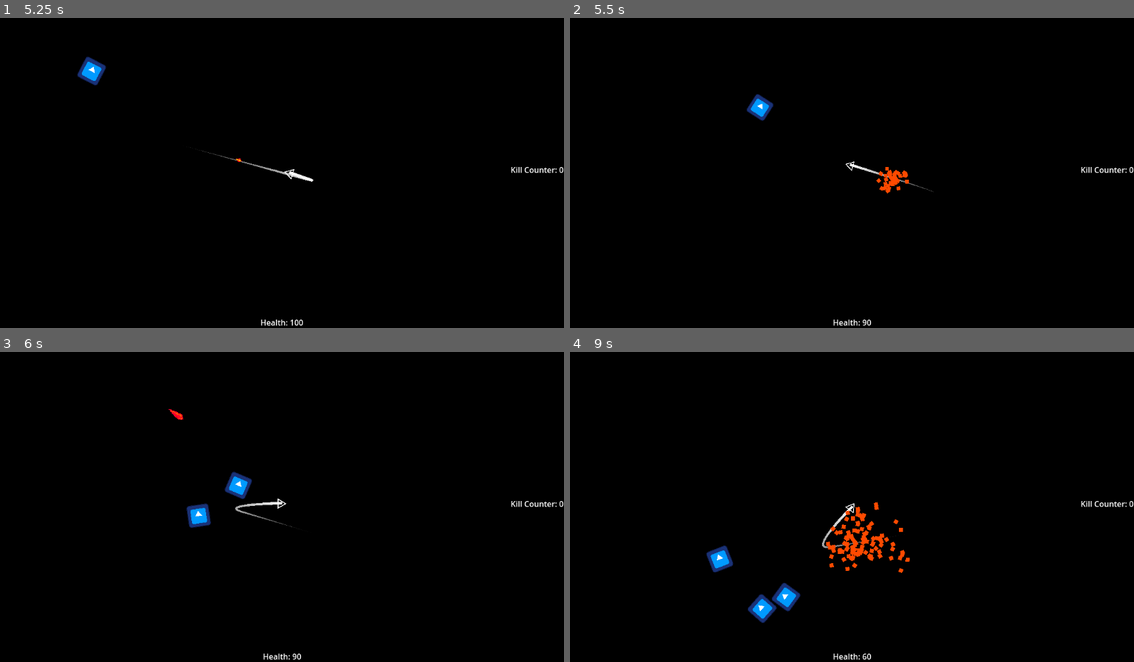
Above: before the commit, frames 1-4 (two rows, left to right).
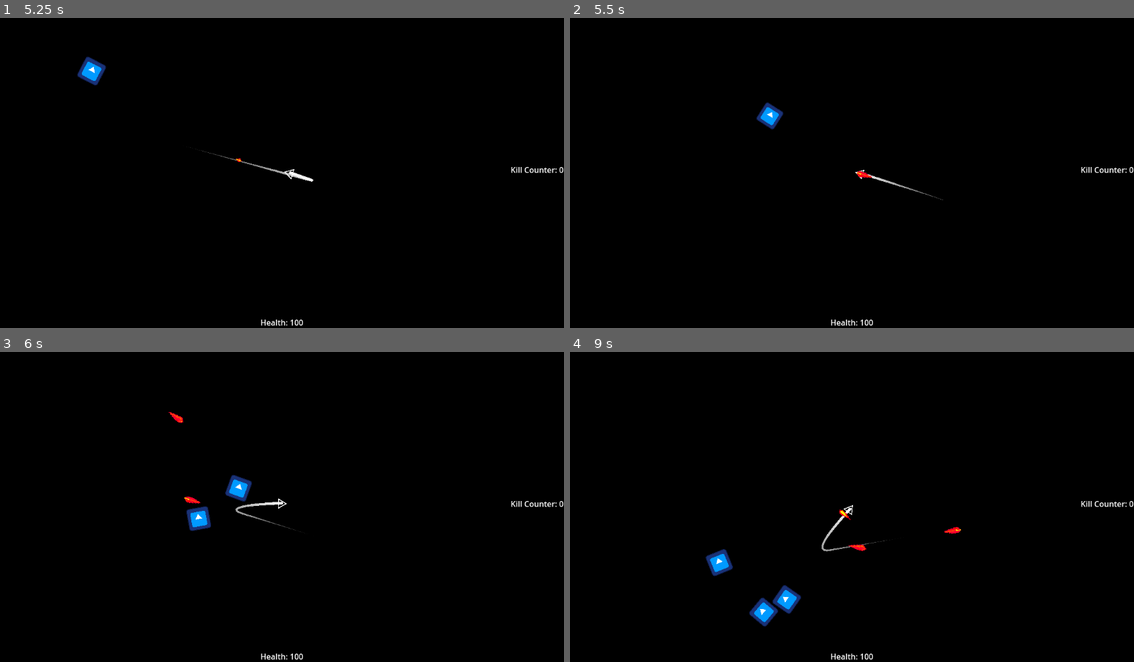
Above: after the commit, the same moments.

Repository: HazarBakir/void_blade
Game: Godot game, scene res://Scenes/main_menu.tscn
The game is run twice, just before and just after one commit, with the same random seed, the same clock (stepped at 60 frames per second) and the same inputs. The engine's default icon, where the game draws it, is replaced by a stand-in: a white triangle on a blue panel in a dark square.
Inputs (mouse positions are in pixels of both pictures, inside the frame that each line leads up to):
- Up to frame 1 (5.25 s): click "Play" at 0.5 s; move the mouse to (406, 154) at 1.27 s; press the mouse at (406, 154) at 1.28 s; move the mouse to (169, 185) at 2.02 s; release the mouse at (169, 185) at 2.03 s; click (169, 185) at 2.1 s; tap Enter at 2.75 s; move the mouse to (338, 98) at 2.77 s; press the mouse at (338, 98) at 2.78 s; move the mouse to (253, 231) at 3.52 s; release the mouse at (253, 231) at 3.53 s; click (253, 231) at 3.6 s; move the mouse to (451, 216) at 4.27 s; press the mouse at (451, 216) at 4.28 s; move the mouse to (112, 123) at 5.02 s; release the mouse at (112, 123) at 5.03 s; click (112, 123) at 5.1 s
- Up to frame 2 (5.5 s): no input
- Up to frame 3 (6 s): move the mouse to (310, 503) at 5.77 s; press the mouse at (310, 503) at 5.78 s
- Up to frame 4 (9 s): move the mouse to (767, 423) at 6.52 s; release the mouse at (767, 423) at 6.53 s; click (767, 423) at 6.6 s; move the mouse to (976, 488) at 7.27 s; press the mouse at (976, 488) at 7.28 s; move the mouse to (739, 519) at 8.02 s; release the mouse at (739, 519) at 8.03 s; click (739, 519) at 8.1 s; move the mouse to (908, 432) at 8.77 s; press the mouse at (908, 432) at 8.78 s

Frame 1 is identical in both runs. In frame 2, 0.9% of the frame differs, in the area x 31-67%, y 24-100%; in frame 3, 0.8%; in frame 4, 1.8%, in the area x 24-70%, y 48-100%.

Commit message:
feat: add components
getting abstraction in the game

Diff:
--- /dev/null
+++ b/Scenes/Components/HitboxComponent.tscn
@@ -0,0 +1,6 @@
+[gd_scene load_steps=2 format=3 uid="uid://c0gq8trldftv0"]
+
+[ext_resource type="Script" uid="uid://2wlis8q8s7qv" path="res://Scripts/HitboxComponent.gd" id="1_3ijrd"]
+
+[node name="HitboxComponent" type="Area2D"]
+script = ExtResource("1_3ijrd")
--- a/Scenes/enemy_lvl_1_ranger.tscn
+++ b/Scenes/enemy_lvl_1_ranger.tscn
@@ -1,16 +1,30 @@
-[gd_scene load_steps=6 format=3 uid="uid://n5m7nhhfcg3n"]
+[gd_scene load_steps=8 format=3 uid="uid://n5m7nhhfcg3n"]
 
 [ext_resource type="Script" uid="uid://cxtqkpmof6s2u" path="res://Scripts/Enemy/enemy.gd" id="1_rrurh"]
+[ext_resource type="PackedScene" uid="uid://bk26mij5r3bbl" path="res://Scenes/Components/HealthComponent.tscn" id="2_cipht"]
 [ext_resource type="Texture2D" uid="uid://cbvrpblaxd16w" path="res://icon.svg" id="2_cvvx1"]
 [ext_resource type="PackedScene" uid="uid://r7whatksuq8d" path="res://Scenes/explode_enemy_death.tscn" id="3_cvvx1"]
+[ext_resource type="PackedScene" uid="uid://c0gq8trldftv0" path="res://Scenes/Components/HitboxComponent.tscn" id="3_p86u8"]
+
+[sub_resource type="RectangleShape2D" id="RectangleShape2D_xaxbr"]
 
 [sub_resource type="RectangleShape2D" id="RectangleShape2D_huous"]
-
-[sub_resource type="RectangleShape2D" id="RectangleShape2D_xaxbr"]
 
 [node name="enemy_lvl_1_ranger" type="CharacterBody2D"]
 scale = Vector2(2.04052, 2.04052)
 script = ExtResource("1_rrurh")
+
+[node name="HealthComponent" parent="." instance=ExtResource("2_cipht")]
+scale = Vector2(1, 1)
+MAX_HEALTH = 50.0
+
+[node name="HitboxComponent" parent="." node_paths=PackedStringArray("health_component") instance=ExtResource("3_p86u8")]
+scale = Vector2(1, 1)
+health_component = NodePath("../HealthComponent")
+
+[node name="CollisionShape2D" type="CollisionShape2D" parent="HitboxComponent"]
+scale = Vector2(1, 1)
+shape = SubResource("RectangleShape2D_xaxbr")
 
 [node name="CollisionShape2D" type="CollisionShape2D" parent="."]
 shape = SubResource("RectangleShape2D_huous")
@@ -26,17 +40,10 @@
 wait_time = 2.0
 one_shot = true
 
-[node name="DetectionArea" type="Area2D" parent="."]
-
-[node name="CollisionShape2D" type="CollisionShape2D" parent="DetectionArea"]
-shape = SubResource("RectangleShape2D_xaxbr")
-
 [node name="Explode Particle" parent="." instance=ExtResource("3_cvvx1")]
 
 [node name="Timer" type="Timer" parent="Explode Particle"]
 one_shot = true
 
 [connection signal="timeout" from="Timer" to="." method="_on_timer_timeout"]
-[connection signal="area_entered" from="DetectionArea" to="." method="_on_detection_area_area_of_player_entered"]
-[connection signal="area_exited" from="DetectionArea" to="." method="_on_detection_area_area_of_player_exited"]
 [connection signal="timeout" from="Explode Particle/Timer" to="." method="_on_death_timer_timeout"]
--- a/Scenes/explode particle.tscn
+++ b/Scenes/explode particle.tscn
@@ -15,6 +15,7 @@
 [node name="Explode Particle" type="GPUParticles2D"]
 emitting = false
 amount = 375
+lifetime = 5.0
 one_shot = true
 explosiveness = 1.0
 process_material = SubResource("ParticleProcessMaterial_m2nu4")
--- a/Scripts/Enemy/enemy_spawner.gd
+++ b/Scripts/Enemy/enemy_spawner.gd
@@ -2,6 +2,7 @@
 
 @onready var spawn_timer: Timer = $Timer
 @onready var enemies_container: Node = get_tree().current_scene.get_node("enemies")
+var target: CharacterBody2D = null
 
 const ENEMY_SCENE = preload("res://Scenes/enemy_lvl_1_ranger.tscn")
 const MIN_SPAWN_TIME: float = 2.0
@@ -9,6 +10,7 @@
 const SPAWN_OFFSET_RANGE: float = 150.0
 
 func _ready() -> void:
+	_find_player()
 	_setup_spawn_timer()
 
 func _setup_spawn_timer() -> void:
@@ -68,4 +70,10 @@
 	enemies_container.add_child(enemy_instance)
 
 func _on_timer_timeout() -> void:
-	_spawn_enemy()
+	if target.is_alive:
+		_spawn_enemy()
+
+func _find_player() -> void:
+	var player = get_tree().get_nodes_in_group("player")
+	if player.size() > 0:
+		target = player[0] as CharacterBody2D
--- a/Scripts/HealthComponent.gd
+++ b/Scripts/HealthComponent.gd
@@ -13,4 +13,3 @@
 	current_health -= attack.attack_damage
 	if current_health <= 0:
 		is_alive = false
-		get_parent().queue_free()
--- /dev/null
+++ b/Scripts/HitboxComponent.gd
@@ -0,0 +1,9 @@
+extends Area2D
+class_name HitboxComponent
+
+@export var health_component: HealthComponent
+
+
+func damage(attack: Attack):
+	if health_component:
+		health_component.damage(attack)
--- a/Scripts/Player/health.gd
+++ b/Scripts/Player/health.gd
@@ -1,4 +1,8 @@
 extends Label
+@onready var health_component: HealthComponent = %player.get_node("%HealthComponent")
 
 func _process(_delta: float) -> void:
-	$".".text = str("Health: ", PlayerStats.current_health)
+	if not health_component == null and health_component.current_health > 0:
+		$".".text = str("Health: ", int(health_component.current_health))
+	else:
+		$".".text = str("Health: ", 0)
--- a/Scripts/Player/player_movement.gd
+++ b/Scripts/Player/player_movement.gd
@@ -1,10 +1,13 @@
 extends CharacterBody2D
-
+@onready var health_component: HealthComponent = $HealthComponent
+@onready var hitbox_component: HitboxComponent = $HitboxComponent
 @onready var explode_particle: GPUParticles2D = $"Explode Particle"
 @onready var camera: Camera2D = $Camera2D
 @onready var sprite: Sprite2D = $Sprite2D
 @onready var marker_2d: Marker2D = $Marker2D
 
+var is_alive: bool = true
+var is_attacking: bool
 var speed: float = 850.0
 var follow_speed: float = 560.0
 var mouse_position: Vector2
@@ -13,6 +16,8 @@
 var normal_zoom: Vector2 = Vector2(1.0, 1.0)
 var attack_zoom: Vector2 = Vector2(1.3, 1.3)
 var zoom_speed: float = 3.0
+var attack_damage : float = 10.0
+var self_damage: float = 10.0
 
 const SCREEN_WIDTH: float = 1920.0
 const SCREEN_HEIGHT: float = 1080.0
@@ -20,14 +25,16 @@
 const CAMERA_LERP_SPEED: float = 4.5
 const SLOW_ACCEL_MULTIPLIER: float = 0.6
 
-func _ready() -> void:
+func _on_ready() -> void:
 	add_to_group("player")
 	camera.zoom = normal_zoom
 
 func _physics_process(delta: float) -> void:
+	if health_component.is_alive == false:
+		is_alive = false
 	mouse_position = get_global_mouse_position()
 
-	if PlayerStats.current_health > 0:
+	if is_alive:
 		_handle_movement_input(delta)
 		_apply_movement()
 		_update_camera(delta)
@@ -37,16 +44,16 @@
 
 func _handle_movement_input(delta: float) -> void:
 	if Input.is_action_pressed("move_mouse"):
-		PlayerStats.is_attacking = true
+		is_attacking = true
 		_move_fast(delta)
 		_zoom_camera(attack_zoom, delta)
 	else:
-		PlayerStats.is_attacking = false
+		is_attacking = false
 		_follow_mouse_slowly(delta)
 		_zoom_camera(normal_zoom, delta)
 
 func _apply_movement() -> void:
-	var max_speed = speed if PlayerStats.is_attacking else follow_speed
+	var max_speed = speed if is_attacking else follow_speed
 	velocity = velocity.limit_length(max_speed)
 	move_and_slide()
 
@@ -89,19 +96,22 @@
 		explode_particle.emitting = true
 		sprite.queue_free()
 
-func _on_enemy_kill_area_area_entered(area: Area2D) -> void:
-	if _is_enemy_area(area):
-		var enemy = area.get_parent()
-		if PlayerStats.is_attacking:
-			PlayerStats.kill_count += 1
-			$Camera2D.screen_shake(8, 0.15)
-			if enemy.has_method("on_death"):
-				enemy.call("on_death")
-		else:
-			PlayerStats.kill_count += 1
-			PlayerStats.die()
-			if enemy.has_method("on_death"):
-				enemy.call("on_death")
 
 func _is_enemy_area(area: Area2D) -> bool:
 	return area.get_parent().is_in_group("enemies")
+
+
+func _on_area_entered(area: Area2D) -> void:
+	if area is HitboxComponent:
+		var hitbox: HitboxComponent = area
+		var attack = Attack.new()
+		attack.attack_damage = attack_damage
+		hitbox.damage(attack)
+		var enemy = area.get_parent()
+		if is_attacking:
+			$Camera2D.screen_shake(8, 0.15)
+		else:
+			if area.get_parent().is_in_group("enemies"):
+				health_component.current_health = 0
+			attack.attack_damage = self_damage
+			hitbox_component.damage(attack)
--- a/Scripts/enemy/enemy.gd
+++ b/Scripts/enemy/enemy.gd
@@ -33,17 +33,11 @@
 	_setup_shooting_system()
 
 func _physics_process(delta: float) -> void:
-	if not PlayerStats.is_alive():
-		return
-
-	_update_target()
-	if target == null:
-		return
-
-	_update_movement_behavior()
-	_handle_movement(delta)
-	move_and_slide()
-	_update_rotation()
+	if target.is_alive:
+		_update_movement_behavior()
+		_handle_movement(delta)
+		move_and_slide()
+		_update_rotation()
 
 func _initialize_enemy() -> void:
 	add_to_group("enemies")
@@ -60,9 +54,9 @@
 	shoot_timer.start()
 
 func _find_player() -> void:
-	var players = get_tree().get_nodes_in_group("player")
-	if players.size() > 0:
-		target = players[0] as CharacterBody2D
+	var player = get_tree().get_nodes_in_group("player")
+	if player.size() > 0:
+		target = player[0] as CharacterBody2D
 
 func _update_target() -> void:
 	if target == null or not is_instance_valid(target):
@@ -150,7 +144,7 @@
 		sprite.queue_free()
 
 func _on_shoot_timer_timeout() -> void:
-	if PlayerStats.is_alive() and is_alive:
+	if target.is_alive and is_alive:
 		_shoot()
 		_start_random_shoot_timer()
 
--- a/project.godot
+++ b/project.godot
@@ -18,6 +18,10 @@
 [autoload]
 
 PlayerStats="*res://Scripts/Player/player_stats.gd"
+
+[debug]
+
+gdscript/warnings/unused_parameter=0
 
 [input]
 
--- a/scenes/player.tscn
+++ b/scenes/player.tscn
@@ -1,94 +1,15 @@
-[gd_scene load_steps=22 format=3 uid="uid://bvr6pjuau5noi"]
+[gd_scene load_steps=11 format=3 uid="uid://bvr6pjuau5noi"]
 
-[ext_resource type="Texture2D" uid="uid://d4cwudjr1d7k4" path="res://Sprites/DinoSprites - mort.png" id="1_3vyb7"]
 [ext_resource type="Script" uid="uid://ci83gs3bkbyh4" path="res://Scripts/Player/player_movement.gd" id="1_qhqgy"]
+[ext_resource type="PackedScene" uid="uid://bk26mij5r3bbl" path="res://Scenes/Components/HealthComponent.tscn" id="2_8erm5"]
 [ext_resource type="Texture2D" uid="uid://ctsjve8tw3vv0" path="res://Sprites/crosshair098.png" id="2_vgqql"]
 [ext_resource type="Script" uid="uid://dfwyus0mfu76u" path="res://Scripts/camera.gd" id="2_x3wgy"]
+[ext_resource type="PackedScene" uid="uid://c0gq8trldftv0" path="res://Scenes/Components/HitboxComponent.tscn" id="3_f1ek2"]
 [ext_resource type="Script" uid="uid://b13u0ty16kbto" path="res://Scripts/Player/trail_line.gd" id="4_dqkch"]
 [ext_resource type="PackedScene" uid="uid://btrm2qlbxc62e" path="res://Scenes/explode particle.tscn" id="5_fkybt"]
 
-[sub_resource type="AtlasTexture" id="AtlasTexture_g2els"]
-atlas = ExtResource("1_3vyb7")
-region = Rect2(0, 0, 24, 24)
-
-[sub_resource type="AtlasTexture" id="AtlasTexture_qhqgy"]
-atlas = ExtResource("1_3vyb7")
-region = Rect2(24, 0, 24, 24)
-
-[sub_resource type="AtlasTexture" id="AtlasTexture_dqkch"]
-atlas = ExtResource("1_3vyb7")
-region = Rect2(48, 0, 24, 24)
-
-[sub_resource type="AtlasTexture" id="AtlasTexture_qlg0r"]
-atlas = ExtResource("1_3vyb7")
-region = Rect2(72, 0, 24, 24)
-
-[sub_resource type="AtlasTexture" id="AtlasTexture_3vyb7"]
-atlas = ExtResource("1_3vyb7")
-region = Rect2(96, 0, 24, 24)
-
-[sub_resource type="AtlasTexture" id="AtlasTexture_tuyoq"]
-atlas = ExtResource("1_3vyb7")
-region = Rect2(120, 0, 24, 24)
-
-[sub_resource type="AtlasTexture" id="AtlasTexture_fjrip"]
-atlas = ExtResource("1_3vyb7")
-region = Rect2(144, 0, 24, 24)
-
-[sub_resource type="AtlasTexture" id="AtlasTexture_smehm"]
-atlas = ExtResource("1_3vyb7")
-region = Rect2(168, 0, 24, 24)
-
-[sub_resource type="AtlasTexture" id="AtlasTexture_ur7pv"]
-atlas = ExtResource("1_3vyb7")
-region = Rect2(192, 0, 24, 24)
-
-[sub_resource type="AtlasTexture" id="AtlasTexture_y4r1p"]
-atlas = ExtResource("1_3vyb7")
-region = Rect2(216, 0, 24, 24)
-
-[sub_resource type="SpriteFrames" id="SpriteFrames_u8vuu"]
-animations = [{
-"frames": [{
-"duration": 1.0,
-"texture": SubResource("AtlasTexture_g2els")
-}, {
-"duration": 1.0,
-"texture": SubResource("AtlasTexture_qhqgy")
-}, {
-"duration": 1.0,
-"texture": SubResource("AtlasTexture_dqkch")
-}, {
-"duration": 1.0,
-"texture": SubResource("AtlasTexture_qlg0r")
-}],
-"loop": true,
-"name": &"idle",
-"speed": 10.0
-}, {
-"frames": [{
-"duration": 1.0,
-"texture": SubResource("AtlasTexture_3vyb7")
-}, {
-"duration": 1.0,
-"texture": SubResource("AtlasTexture_tuyoq")
-}, {
-"duration": 1.0,
-"texture": SubResource("AtlasTexture_fjrip")
-}, {
-"duration": 1.0,
-"texture": SubResource("AtlasTexture_smehm")
-}, {
-"duration": 1.0,
-"texture": SubResource("AtlasTexture_ur7pv")
-}, {
-"duration": 1.0,
-"texture": SubResource("AtlasTexture_y4r1p")
-}],
-"loop": true,
-"name": &"move",
-"speed": 13.0
-}]
+[sub_resource type="CircleShape2D" id="CircleShape2D_qhqgy"]
+radius = 3.68421
 
 [sub_resource type="Curve" id="Curve_qhqgy"]
 bake_resolution = 500
@@ -98,15 +19,23 @@
 [sub_resource type="Gradient" id="Gradient_qhqgy"]
 colors = PackedColorArray(1, 1, 1, 0, 1, 1, 1, 1)
 
-[sub_resource type="CircleShape2D" id="CircleShape2D_qhqgy"]
-radius = 3.68421
-
-[sub_resource type="RectangleShape2D" id="RectangleShape2D_qlg0r"]
-size = Vector2(2.10526, 10)
-
 [node name="player" type="CharacterBody2D"]
 scale = Vector2(1.9, 1.9)
 script = ExtResource("1_qhqgy")
+
+[node name="HealthComponent" parent="." instance=ExtResource("2_8erm5")]
+unique_name_in_owner = true
+
+[node name="HitboxComponent" parent="." node_paths=PackedStringArray("health_component") instance=ExtResource("3_f1ek2")]
+unique_name_in_owner = true
+health_component = NodePath("../HealthComponent")
+
+[node name="CollisionPolygon2D" type="CollisionPolygon2D" parent="HitboxComponent"]
+polygon = PackedVector2Array(-2.63158, -4.73684, -2.63158, 4.73684, 5.26316, 0)
+
+[node name="CollisionShape2D" type="CollisionShape2D" parent="."]
+shape = SubResource("CircleShape2D_qhqgy")
+disabled = true
 
 [node name="Camera2D" type="Camera2D" parent="."]
 zoom = Vector2(1.5, 1.5)
@@ -121,18 +50,7 @@
 scale = Vector2(0.176536, 0.176536)
 texture = ExtResource("2_vgqql")
 
-[node name="AnimatedSprite2D" type="AnimatedSprite2D" parent="."]
-unique_name_in_owner = true
-visible = false
-sprite_frames = SubResource("SpriteFrames_u8vuu")
-animation = &"move"
-autoplay = "idle"
-
-[node name="CollisionPolygon2D" type="CollisionPolygon2D" parent="."]
-polygon = PackedVector2Array(-2.10526, -3.68421, -2.10526, 3.68421, 4.21053, 0)
-disabled = true
-
-[node name="Line2D" type="Line2D" parent="."]
+[node name="Line2D" type="Line2D" parent="Sprite2D"]
 show_behind_parent = true
 top_level = true
 z_index = -1
@@ -147,24 +65,10 @@
 round_precision = 15
 script = ExtResource("4_dqkch")
 
-[node name="BulletDetectArea" type="Area2D" parent="."]
-
-[node name="CollisionShape2D" type="CollisionShape2D" parent="BulletDetectArea"]
-shape = SubResource("CircleShape2D_qhqgy")
-
-[node name="EnemyKillArea" type="Area2D" parent="."]
-
-[node name="CollisionShape2D" type="CollisionShape2D" parent="EnemyKillArea"]
-position = Vector2(6.31579, 0)
-shape = SubResource("RectangleShape2D_qlg0r")
-
 [node name="Marker2D" type="Marker2D" parent="."]
 
 [node name="Explode Particle" parent="." instance=ExtResource("5_fkybt")]
 scale = Vector2(6, 6)
 
 [connection signal="ready" from="." to="." method="_on_ready"]
-[connection signal="area_entered" from="BulletDetectArea" to="." method="_on_enemy_detect_area_area_entered"]
-[connection signal="area_exited" from="BulletDetectArea" to="." method="_on_enemy_detect_area_area_exited"]
-[connection signal="body_entered" from="BulletDetectArea" to="." method="_on_enemy_body_entered"]
-[connection signal="area_entered" from="EnemyKillArea" to="." method="_on_enemy_kill_area_area_entered"]
+[connection signal="area_entered" from="HitboxComponent" to="." method="_on_area_entered"]
Not shown, added: Scripts/HitboxComponent.gd.uid
